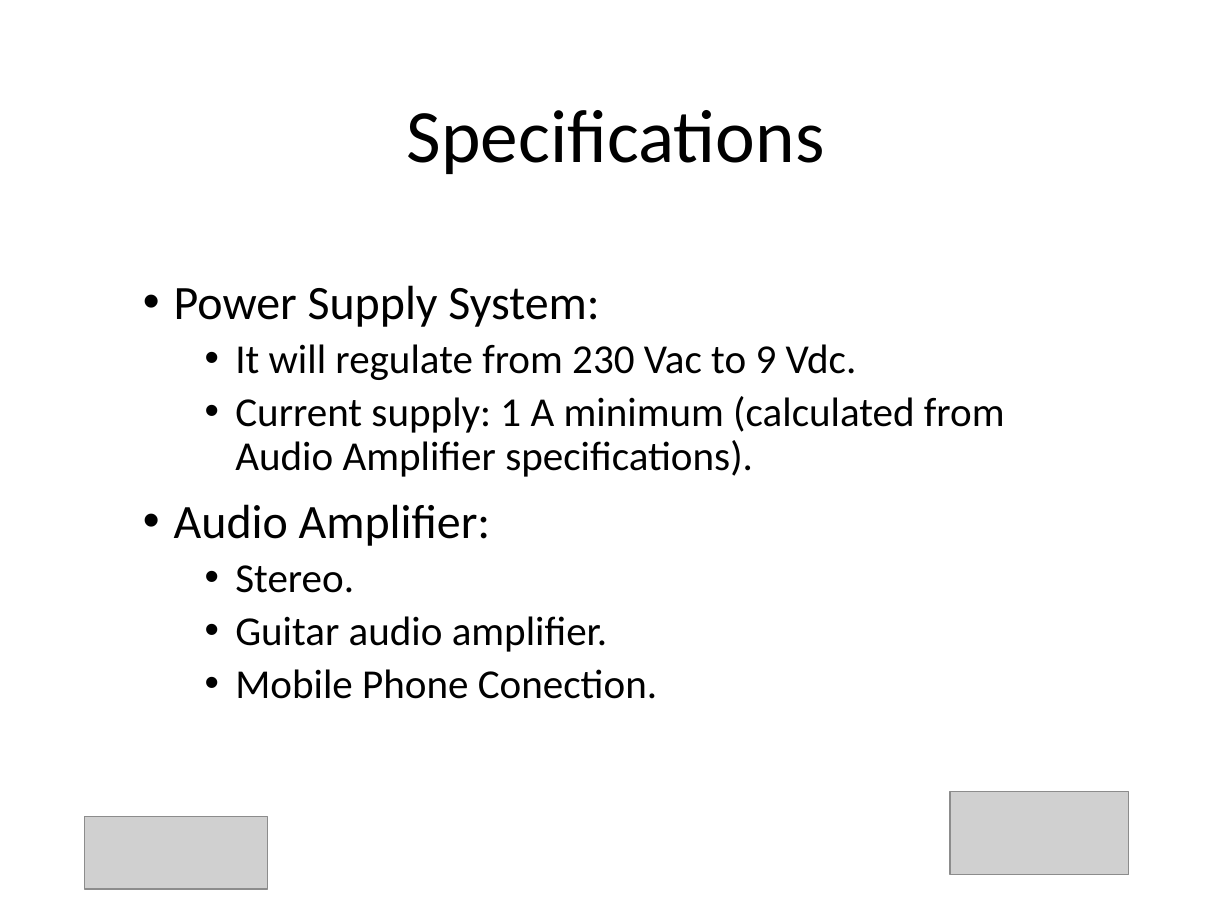
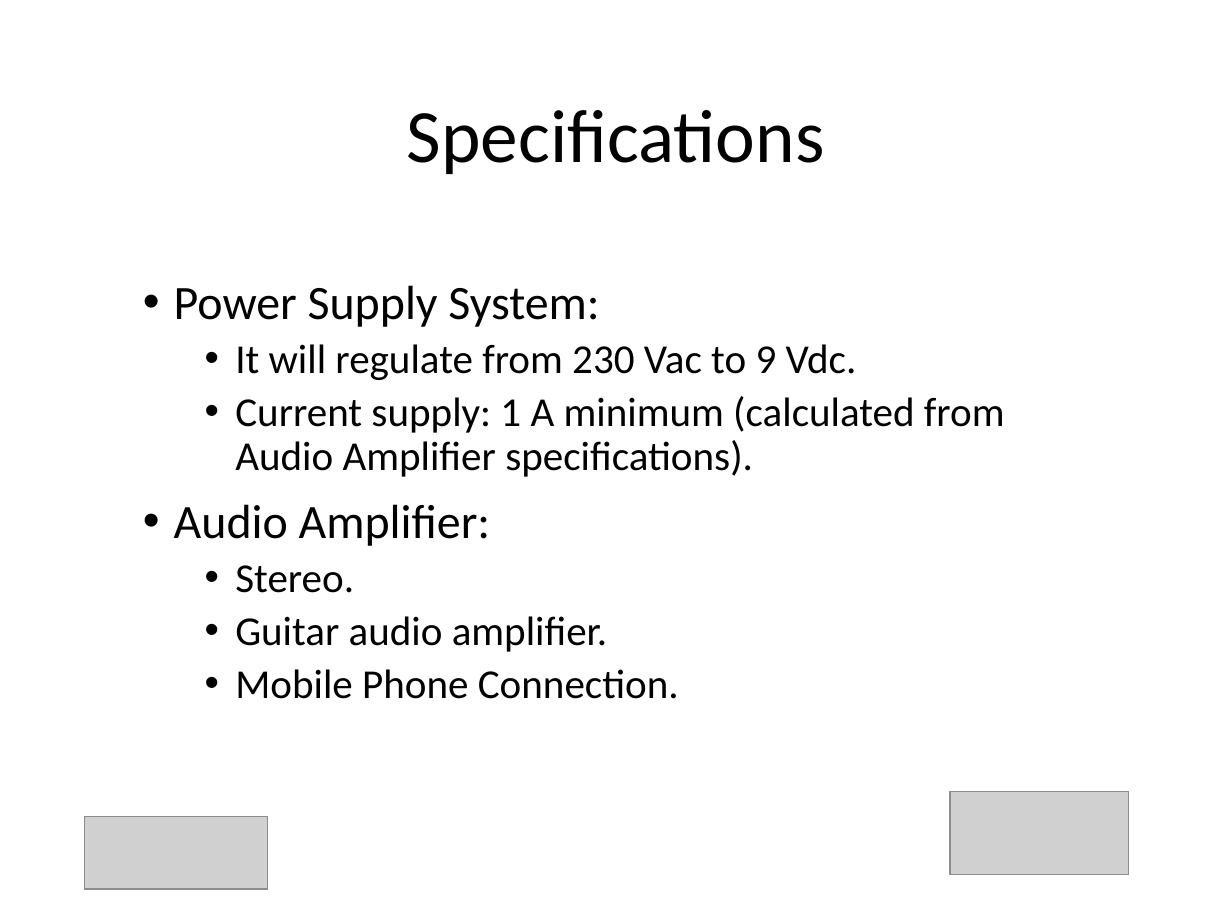
Before and after one commit to Jorjo80/Trabajo-ELAB, a slide deck: slide 4 of Presentacion.pptx. Drawn at 1232x924 pixels with LibreOffice and Linux fonts; fonts in the diff are those of the drawing; grey boxes stand for pictures. Boxes give left, top, right and bottom in pixels: in the first picture for what was removed or moved away, otherwise in the second. Text is boxed around its words. In the diff, an @@ line names an element or a change of style, - is before the commit and + after.

```diff
--- a/Presentacion.pptx
+++ b/Presentacion.pptx
@@ text at <box>235,669,679,699</box>: text changed @@
-  • Mobile Phone Conection.
+  • Mobile Phone Connection.
```
Also in this commit, not shown: 7 other slides changed.
